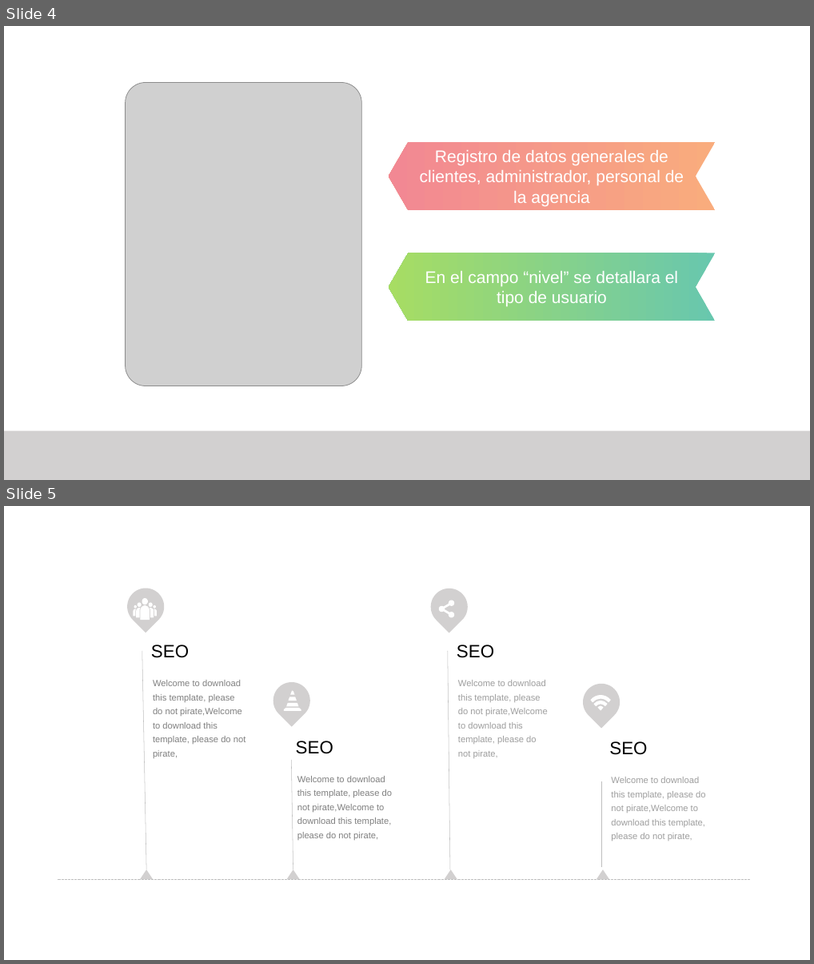
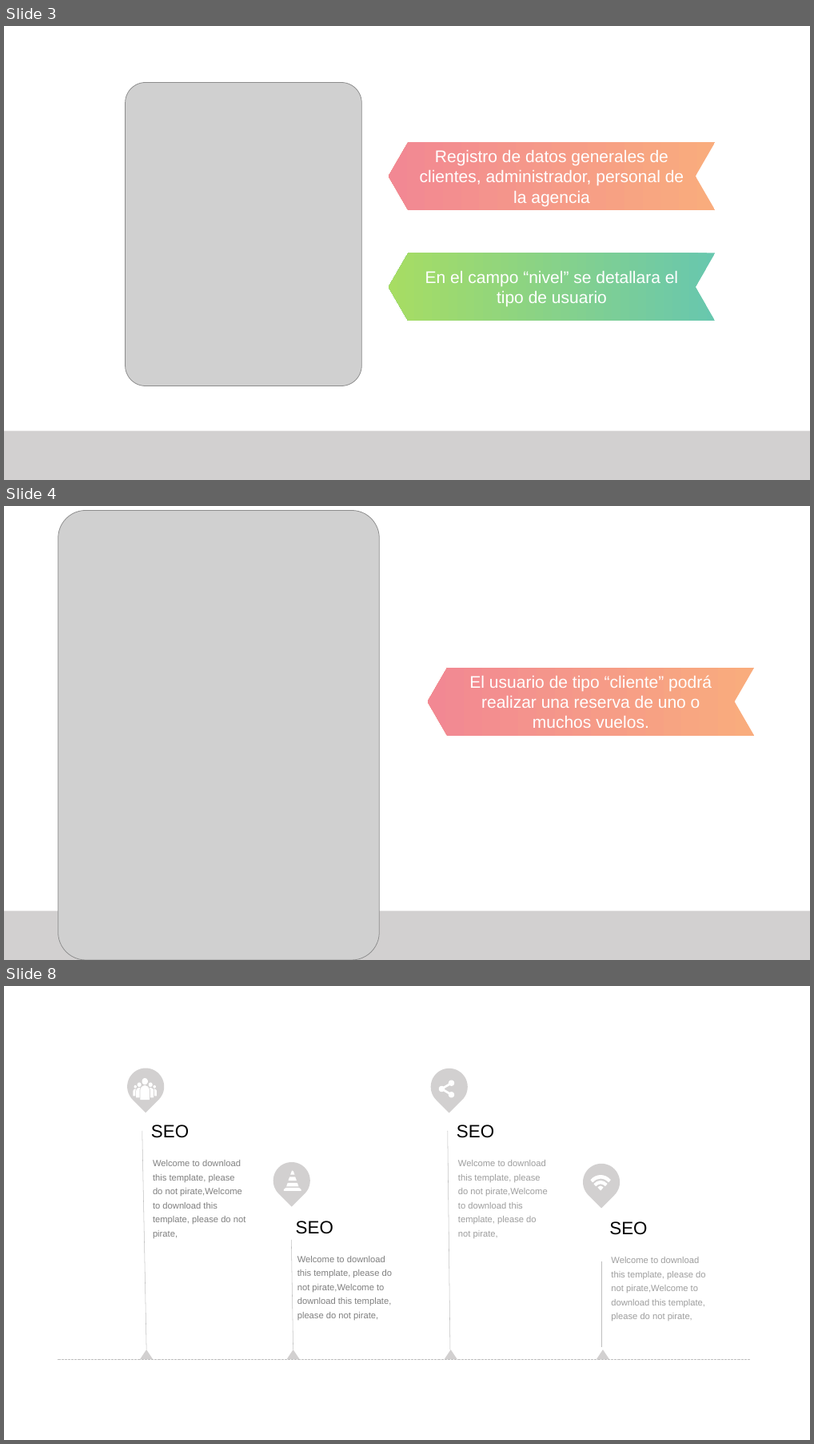
Before and after one commit to AbiPineda/SistemaAgencia, a slide deck: Documentacion/Base de Datos - Agencia de Viajes.pptx. Shown one above the other, each under a label of ours: slides 4 and 5 before the commit, slides 3, 4 and 8 after it; the slides between them are not shown. The pictures are 814x964 and 814x1444 pixels, drawn with LibreOffice and Linux fonts; fonts in the diff are those of the drawing; grey boxes stand for pictures. Boxes give left, top, right and bottom in pixels: in the first picture for what was removed or moved away, otherwise in the second. Text is boxed around its words. In the diff, an @@ line names an element or a change of style, - is before the commit and + after.

```diff
--- a/Documentacion/Base de Datos - Agencia de Viajes.pptx
+++ b/Documentacion/Base de Datos - Agencia de Viajes.pptx
@@ slide 4 added at (4,506,810,960), background #FFFFFF @@
@@ picture added at (58,510,380,960) @@
@@ chevron added at (428,668,754,736), fill gradient #F9AC7D to #F28893, 20 pt, text #FFFFFF @@
+El usuario de tipo “cliente” podrá realizar una reserva de uno o muchos vuelos.
@@ rectangle added at (4,911,810,960), fill #D2D0D0 @@
@@ what was slide 4 is now slide 3 @@
@@ what was slide 5 is now slide 8 @@
```
Also in this commit, not shown: 3 other slides added, 1 slide removed.
